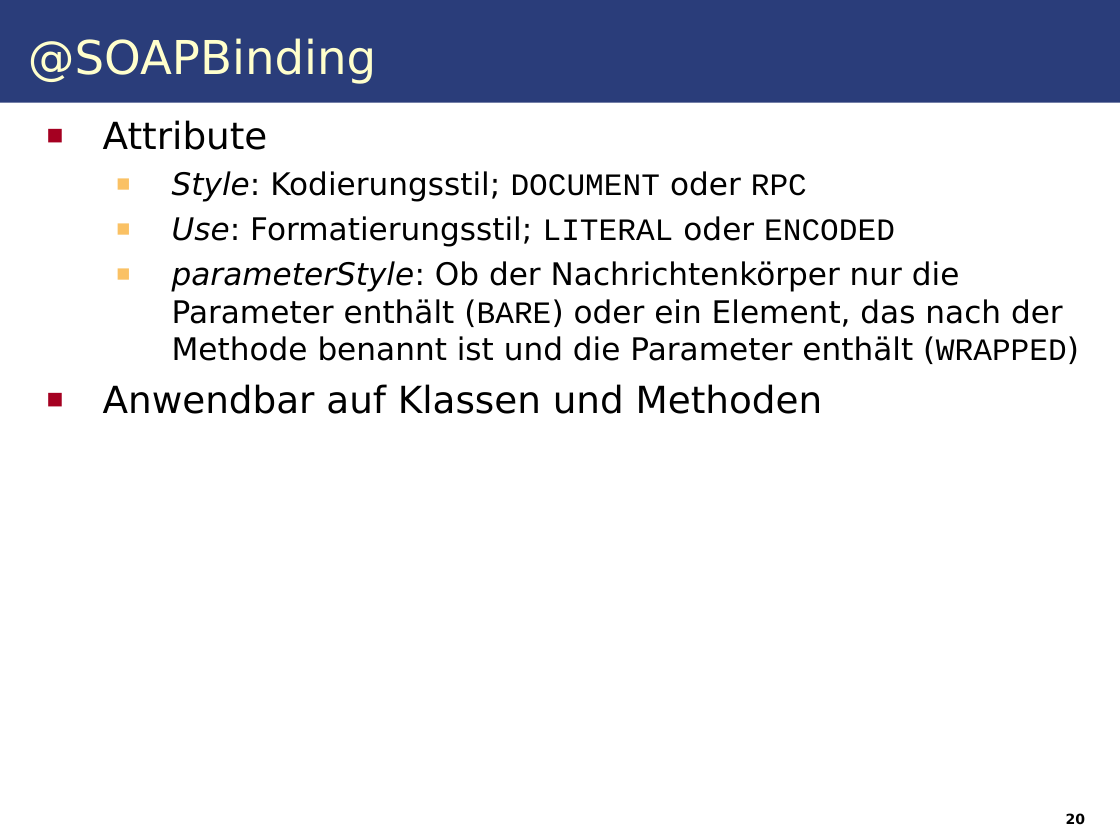
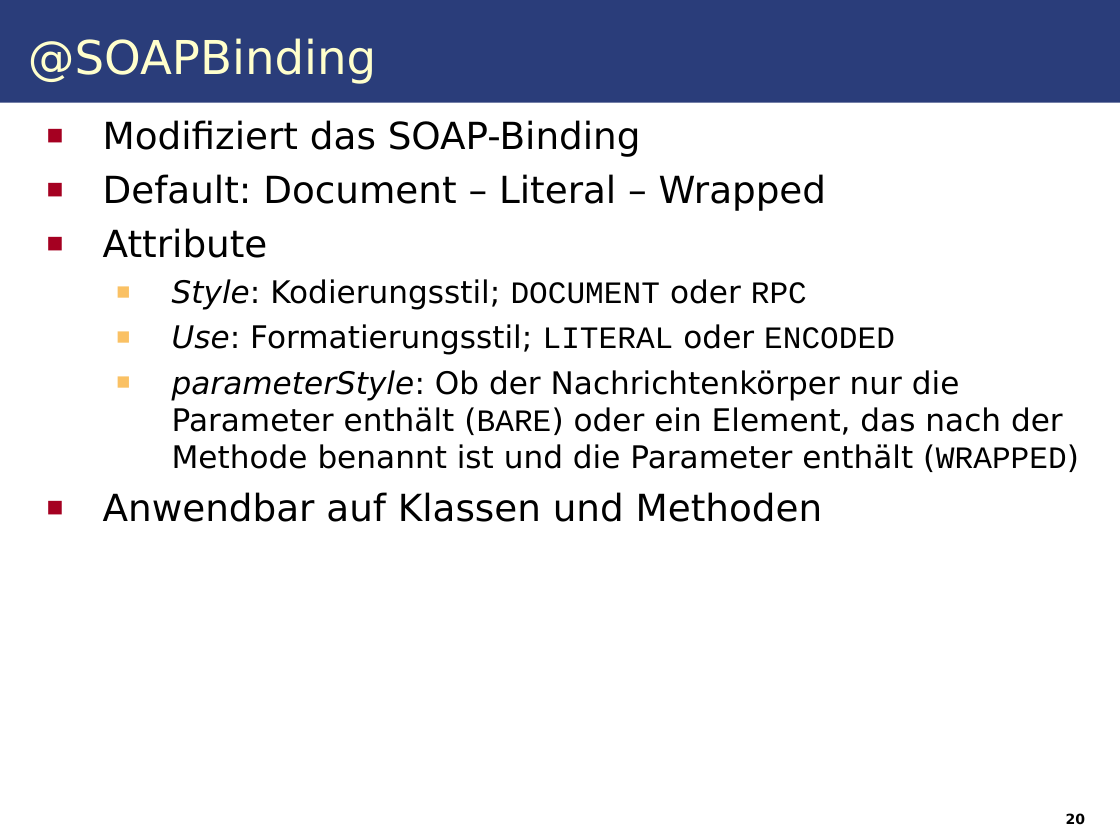
Before and after one commit to IAAS/decidr, a slide deck: slide 20 of seminars/rr/presentation/Web_Services.odp. Drawn at 1120x840 pixels with LibreOffice and Linux fonts; fonts in the diff are those of the drawing. Boxes give left, top, right and bottom in pixels: in the first picture for what was removed or moved away, otherwise in the second. Text is boxed around its words. In the diff, an @@ line names an element or a change of style, - is before the commit and + after.

```diff
--- a/seminars/rr/presentation/Web_Services.odp
+++ b/seminars/rr/presentation/Web_Services.odp
@@ text at [103, 120, 826, 211]: paragraphs added @@
+■ Modifiziert das SOAP-Binding
+■ Default: Document – Literal – Wrapped
```
Also in this commit, not shown: 9 other slides changed, 1 slide added.
